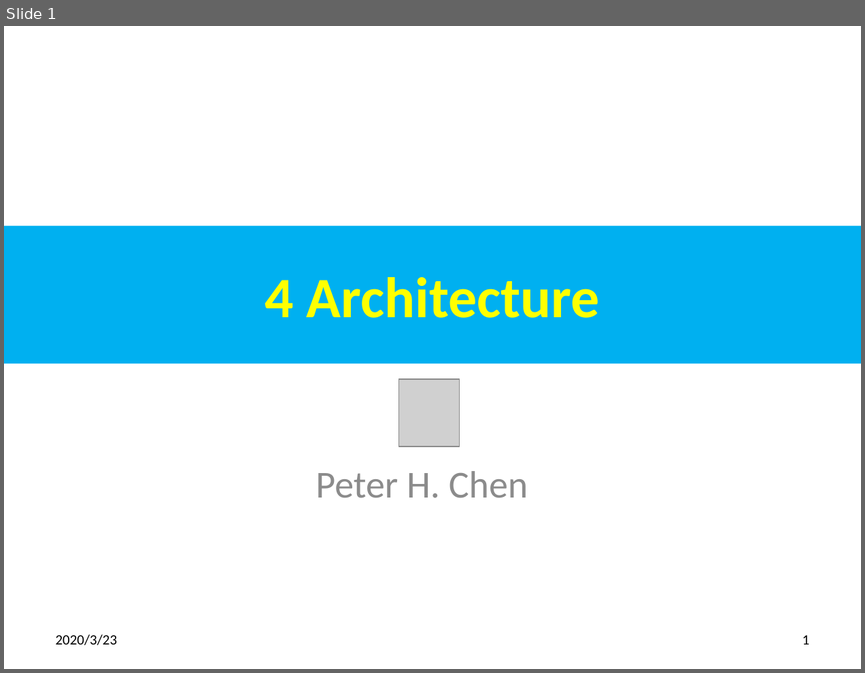
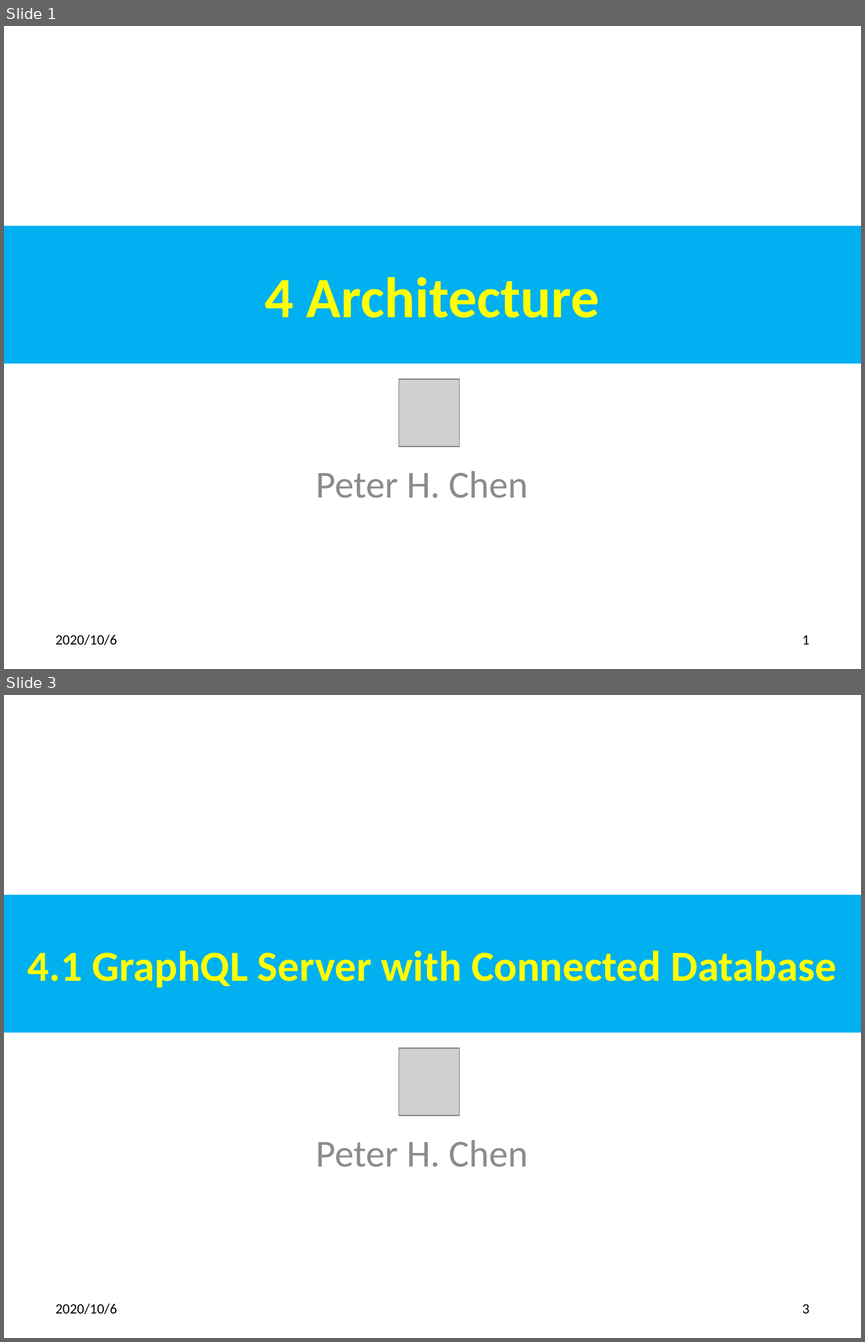
Before and after one commit to peterhchen/700_GraphQL, a slide deck: 04_Architecture.pptx. Shown one above the other, each under a label of ours: slide 1 before the commit, slides 1 and 3 after it; the slides between them are not shown. The pictures are 865x673 and 865x1342 pixels, drawn with LibreOffice and Linux fonts; fonts in the diff are those of the drawing; grey boxes stand for pictures. Boxes give left, top, right and bottom in pixels: in the first picture for what was removed or moved away, otherwise in the second. Text is boxed around its words. In the diff, an @@ line names an element or a change of style, - is before the commit and + after.

```diff
--- a/04_Architecture.pptx
+++ b/04_Architecture.pptx
@@ slide 3 added at (4,695,861,1338), background #FFFFFF @@
@@ title added at (4,895,861,1032), fill #00B0F0, 36 pt, text #FFFF00, bold @@
+4.1 GraphQL Server with Connected Database
@@ picture added at (399,1048,460,1116) @@
@@ subtitle added at (315,1140,528,1167), 32 pt, text #8C8C8C @@
+Peter H. Chen
@@ text added at (56,1303,118,1314), 12 pt, text #000000 @@
+2020/10/6
@@ page number added at (802,1304,810,1313), 12 pt, text #000000 @@
+3
@@ slide 1 changed as well @@
@@ text at (56,634,118,645): text changed @@
-2020/3/23
+2020/10/6
```
Also in this commit, not shown: 5 other slides changed, 4 other slides added.
